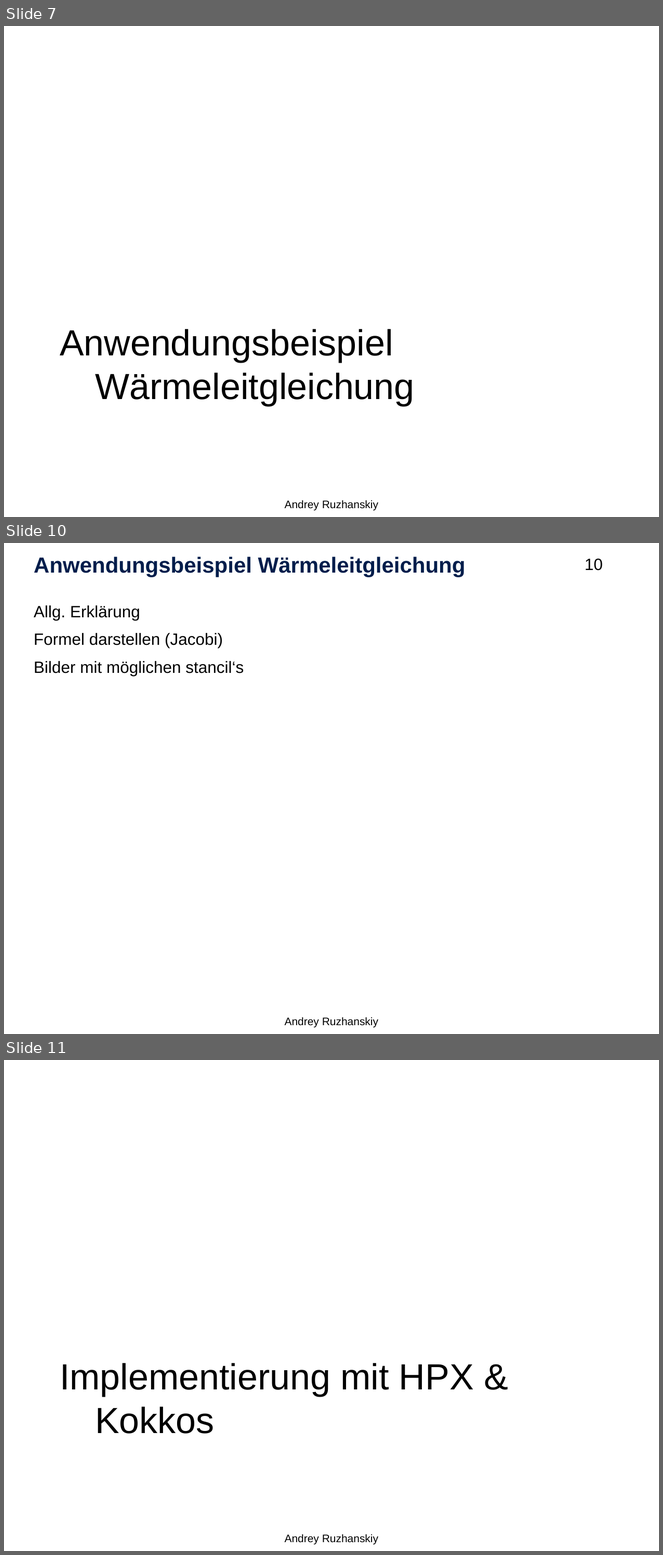
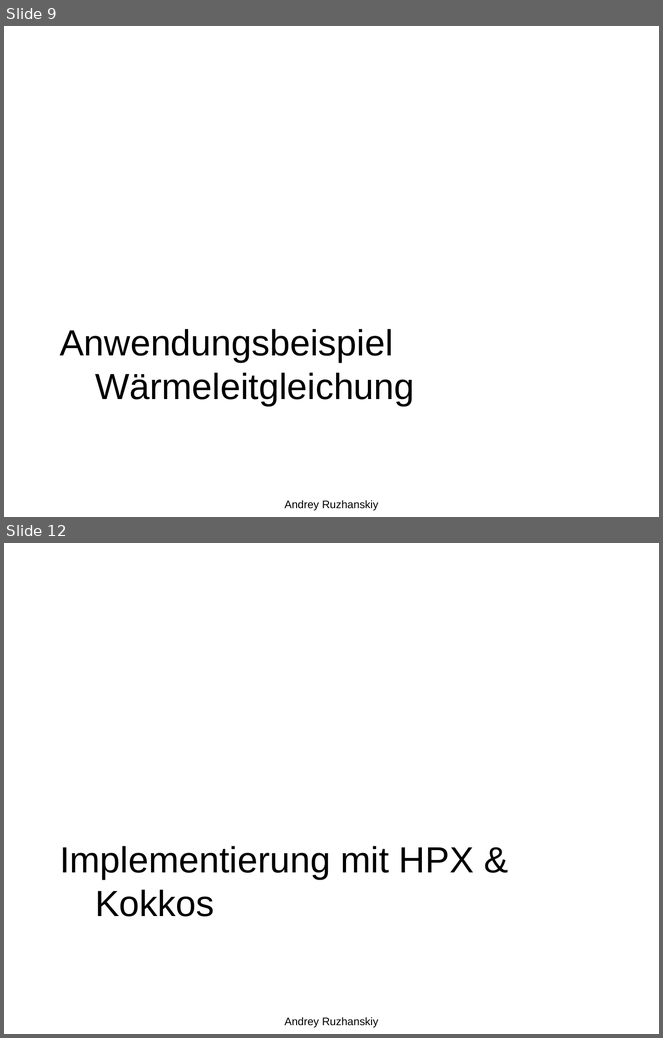
Before and after one commit to Setahero/HPC_Kokkos_HS, a slide deck: Hauptseminar HPC.pptx. Shown one above the other, each under a label of ours: slides 7, 10 and 11 before the commit, slides 9 and 12 after it; the slides between them are not shown. The pictures are 663x1555 and 663x1038 pixels, drawn with LibreOffice and Linux fonts; fonts in the diff are those of the drawing; background and template pictures are left out. Boxes give left, top, right and bottom in pixels: in the first picture for what was removed or moved away, otherwise in the second. Text is boxed around its words. In the diff, an @@ line names an element or a change of style, - is before the commit and + after.

```diff
--- a/Hauptseminar HPC.pptx
+++ b/Hauptseminar HPC.pptx
@@ slide 10 removed at (x1=4, y1=543, x2=659, y2=1034), background picture (left out) @@
@@ title removed at (x1=34, y1=557, x2=466, y2=577) @@
-Anwendungsbeispiel Wärmeleitgleichung
@@ page number removed at (x1=585, y1=559, x2=603, y2=571) @@
-10
@@ text removed at (x1=34, y1=605, x2=244, y2=676) @@
-Allg. Erklärung
-Formel darstellen (Jacobi)
-Bilder mit möglichen stancil‘s
@@ text removed at (x1=285, y1=1017, x2=378, y2=1028) @@
-Andrey Ruzhanskiy
@@ what was slide 7 is now slide 9 @@
@@ what was slide 11 is now slide 12 @@
```
Also in this commit, not shown: 10 slides changed, 3 slides added.
